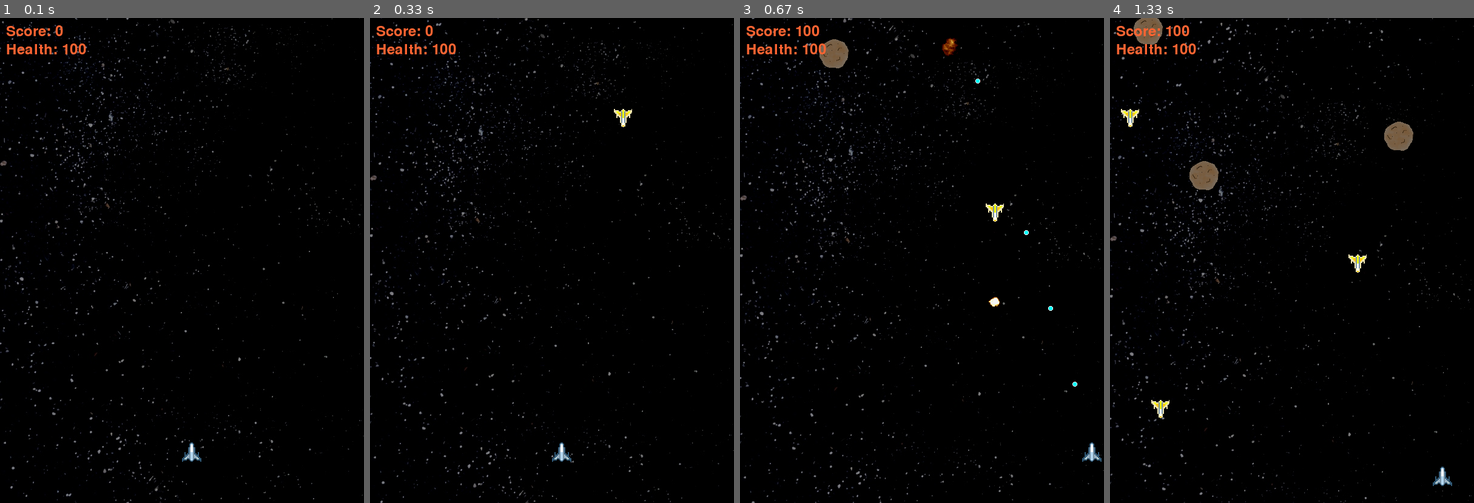
Above: before the commit, frames 1-4 (left to right).
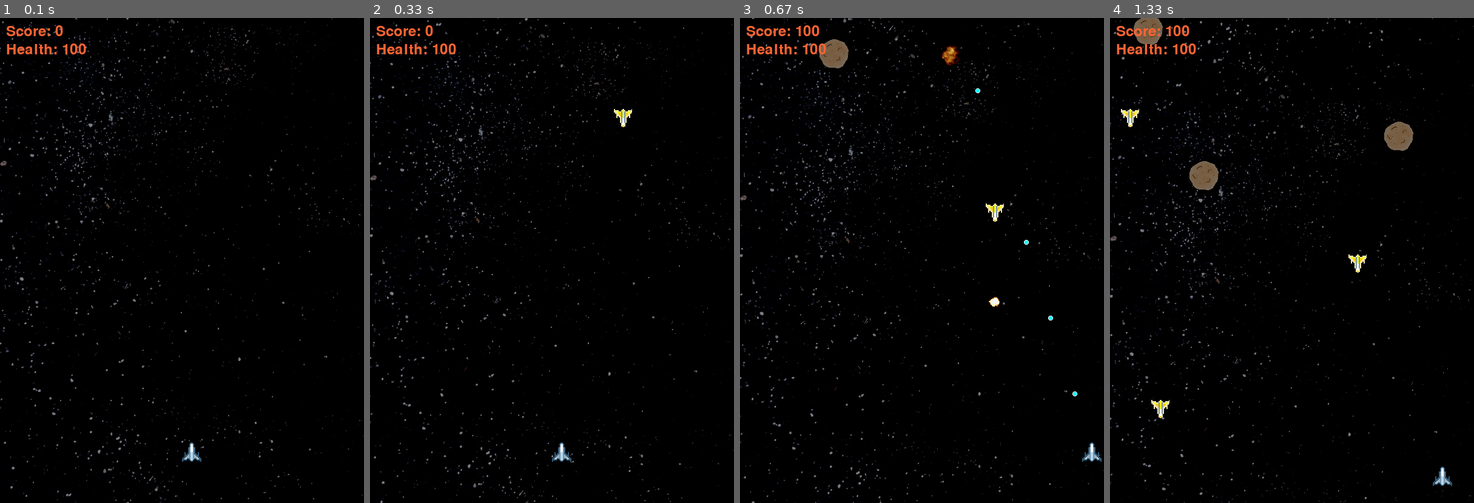
Above: after the commit, the same moments.

Repository: SteveHutchison/GroupPygame
Game: pygame game, started from Main.py
Same seed, same stepped clock (60 frames per second), same inputs: the game is played once before the commit and once after it.
Inputs:
- Up to frame 1 (0.1 s): no input
- Up to frame 2 (0.33 s): no input
- Up to frame 3 (0.67 s): hold Space from 0.33 s (still down); hold Right from 0.33 s (still down)
- Up to frame 4 (1.33 s): release Space at 0.8 s; release Right at 0.8 s; tap A at 0.83 s; tap S at 1.17 s

Frames 1-2 are identical in both runs. In frame 3, 0.3% of the frame differs, in the area x 55-93%, y 4-78%; in frame 4, nothing differs.

Commit message:
moved player variables into it's own class

Diff:
--- a/Main.py
+++ b/Main.py
@@ -9,6 +9,9 @@
 
 import fighterFactory
 from fighterFactory import *
+
+import player
+from player import *
 
 def main():
 	# set up pygame
@@ -62,15 +65,7 @@
 	RANDOMCOLOUR = (random.randint(0, 255),random.randint(0, 255),random.randint(0, 255))
 	WHITE = (255, 255, 255)
 
-	# player variables
-	score = 0
-	playerHealth = 100
-	player = pygame.Rect(300, 700, 32, 32)
-	player_x = 316
-	player_y = 700
-	shooting = False
-	max_power = 4
-	power = 1
+	player = Player()
 
 	# player bullet variables
 	bulletCounter = 0
@@ -130,11 +125,11 @@
 						#moveUp = False
 						moveDown = True
 					if event.key == K_SPACE:
-						shooting = True
-					if event.key == ord('z') and power < max_power:
-						power += 1
-					if event.key == ord('x') and power > 1:
-						power -= 1
+						player.shooting = True
+					if event.key == ord('z') and player.power < player.maxPower:
+						player.power += 1
+					if event.key == ord('x') and player.power > 1:
+						player.power -= 1
 				if event.type == KEYUP:
 					if event.key == K_ESCAPE:
 						pygame.quit()
@@ -148,7 +143,7 @@
 					if event.key == K_DOWN or event.key == ord('s'):
 						moveDown = False
 					if event.key == K_SPACE:
-						shooting = False
+						player.shooting = False
 						bulletCounter = NEWBULLET
 
 			# UPDATE EVERYTHING
@@ -166,47 +161,47 @@
 				boss_x = 316
 				boss_y = 800 - (0 - BOSSSIZE)
 
-			if shooting == True:
+			if player.shooting == True:
 				bulletCounter += 1
 				if bulletCounter >= NEWBULLET:
 					bulletSound_1.play()
-					bullets.append({'rect': pygame.Rect(player_x, player_y, BULLETSIZE, BULLETSIZE),
+					bullets.append({'rect': pygame.Rect(player.x, player.y, BULLETSIZE, BULLETSIZE),
 								'speed':  (0, BULLETSPEEDY),
 								'surface':pygame.transform.scale(BULLET_image, (BULLETSIZE, BULLETSIZE))
 								})
-					if power >= 2:
+					if player.power >= 2:
 						bulletSound_2.play()
-						bullets.append({'rect': pygame.Rect(player_x, player_y, BULLETSIZE, BULLETSIZE),
+						bullets.append({'rect': pygame.Rect(player.x, player.y, BULLETSIZE, BULLETSIZE),
 									'speed': (BULLETSPEEDX, 0.95*BULLETSPEEDY),
 									'surface':pygame.transform.scale(BULLET_image, (BULLETSIZE, BULLETSIZE))
 									})
-						bullets.append({'rect': pygame.Rect(player_x, player_y, BULLETSIZE, BULLETSIZE),
+						bullets.append({'rect': pygame.Rect(player.x, player.y, BULLETSIZE, BULLETSIZE),
 									'speed':  (-BULLETSPEEDX, 0.95*BULLETSPEEDY),
 									'surface':pygame.transform.scale(BULLET_image, (BULLETSIZE, BULLETSIZE))
 									})
-					if power >= 3:
+					if player.power >= 3:
 						bulletSound_3.play()
-						bullets.append({'rect': pygame.Rect(player_x, player_y, BULLETSIZE, BULLETSIZE),
+						bullets.append({'rect': pygame.Rect(player.x, player.y, BULLETSIZE, BULLETSIZE),
 									'speed': (2*BULLETSPEEDX, 0.9*BULLETSPEEDY),
 									'surface':pygame.transform.scale(BULLET_image, (BULLETSIZE, BULLETSIZE))
 									})
-						bullets.append({'rect': pygame.Rect(player_x, player_y, BULLETSIZE, BULLETSIZE),
+						bullets.append({'rect': pygame.Rect(player.x, player.y, BULLETSIZE, BULLETSIZE),
 									'speed':  (-2*BULLETSPEEDX, 0.9*BULLETSPEEDY),
 									'surface':pygame.transform.scale(BULLET_image, (BULLETSIZE, BULLETSIZE))
 									})
-					if power >= 4:
-						bullets.append({'rect': pygame.Rect(player_x, player_y, BULLETSIZE, BULLETSIZE),
+					if player.power >= 4:
+						bullets.append({'rect': pygame.Rect(player.x, player.y, BULLETSIZE, BULLETSIZE),
 									'speed': (3*BULLETSPEEDX, 0.8*BULLETSPEEDY),
 									'surface':pygame.transform.scale(BULLET_image, (BULLETSIZE, BULLETSIZE))
 									})
-						bullets.append({'rect': pygame.Rect(player_x, player_y, BULLETSIZE, BULLETSIZE),
+						bullets.append({'rect': pygame.Rect(player.x, player.y, BULLETSIZE, BULLETSIZE),
 									'speed':  (-3*BULLETSPEEDX, 0.8*BULLETSPEEDY),
 									'surface':pygame.transform.scale(BULLET_image, (BULLETSIZE, BULLETSIZE))
 									})
 					bulletCounter = 0
 
 			# Delete things that are outside the screen
-			score += asteroids.remove(WINDOWHEIGHT)
+			player.score += asteroids.remove(WINDOWHEIGHT)
 
 			fighters.remove(WINDOWHEIGHT)
 
@@ -220,18 +215,18 @@
 					explosions.remove(e)
 
 			# move the player
-			if moveDown and player.bottom < WINDOWHEIGHT:
-				player.top += MOVESPEED
-				player_y += MOVESPEED
-			if moveUp and player.top > 0:
-				player.top -= MOVESPEED
-				player_y -= MOVESPEED
-			if moveLeft and player.left > 0:
-				player.left -= MOVESPEED
-				player_x -= MOVESPEED
-			if moveRight and player.right < WINDOWWIDTH:
-				player.right += MOVESPEED
-				player_x += MOVESPEED
+			if moveDown and player.rect.bottom < WINDOWHEIGHT:
+				player.rect.top += MOVESPEED
+				player.y += MOVESPEED
+			if moveUp and player.rect.top > 0:
+				player.rect.top -= MOVESPEED
+				player.y -= MOVESPEED
+			if moveLeft and player.rect.left > 0:
+				player.rect.left -= MOVESPEED
+				player.x -= MOVESPEED
+			if moveRight and player.rect.right < WINDOWWIDTH:
+				player.rect.right += MOVESPEED
+				player.x += MOVESPEED
 
 			# move the asteroids
 			asteroids.move()
@@ -246,10 +241,10 @@
 					b['rect'].move_ip(0, BOSSSPEEDY)
 					boss_y -= BOSSSPEEDY
 					#print (boss_y)
-				if boss_x < player_x-48:
+				if boss_x < player.x-48:
 					b['rect'].move_ip(BOSSSPEEDX, 0)
 					boss_x += BOSSSPEEDX
-				if boss_x > player_x-48:
+				if boss_x > player.x-48:
 					b['rect'].move_ip(-BOSSSPEEDX, 0)
 					boss_x -= BOSSSPEEDX
 
@@ -261,26 +256,26 @@
 
 
 
-			score += fighters.collide_bullets(bullets, explosions, EXPLOSIONSIZE, EXPLOSIONSCALE, EXPLOSIONFRAMES, healthpickups, HEALTHSIZE, HEALTHSPEED, HEALTH_image)
+			player.score += fighters.collide_bullets(bullets, explosions, EXPLOSIONSIZE, EXPLOSIONSCALE, EXPLOSIONFRAMES, healthpickups, HEALTHSIZE, HEALTHSPEED, HEALTH_image)
 
 
 			# TODO make this the other way round,
 			# bullets should be removed if they are touching asteroids
 			asteroids.collide_bullets(bullets)
 
-			playerHealth = asteroids.collide_player(player, playerHealth)
-
-			playerHealth = fighters.collide_player(player, playerHealth)
+			player.health = asteroids.collide_player(player.rect, player.health)
+
+			player.health = fighters.collide_player(player.rect, player.health)
 
 			for b in healthpickups:
-				if player.colliderect(b['rect']):
+				if player.rect.colliderect(b['rect']):
 					healthpickups.remove(b)
-					playerHealth += 20
-					if playerHealth > 100:
-						playerHealth = 100
+					player.health += 20
+					if player.health > 100:
+						player.health = 100
 
 			#check player health
-			if playerHealth <= 0:
+			if player.health <= 0:
 				gameOver = True
 
 
@@ -294,7 +289,7 @@
 			screen.blit(background, (0,backgroundY))
 			screen.blit(background,(0, backgroundY-800))
 
-			screen.blit(player_image,(player))
+			screen.blit(player_image,(player.rect))
 
 			asteroids.draw(screen)
 
@@ -313,8 +308,8 @@
 				screen.blit(e['surface'], e['rect'], pygame.Rect((e['frame']*EXPLOSIONSIZE)/5,0,EXPLOSIONSIZE/5,EXPLOSIONSIZE/5))
 
 			# draw the stats
-			fontRenderer.draw_stat("Score: ", score, (10,10), screen)
-			fontRenderer.draw_stat("Health: ", playerHealth, (10, 40), screen)
+			fontRenderer.draw_stat("Score: ", player.score, (10,10), screen)
+			fontRenderer.draw_stat("Health: ", player.health, (10, 40), screen)
 
 			# draw the window onto the screen
 			pygame.display.update()
@@ -343,12 +338,12 @@
 							healthpickups.remove(b)
 						healthpickups = []
 						bossfighterCounter = 0
-						playerHealth = 100
-						score = 0
-						player = pygame.Rect(300, 700, 32, 32)
-						player_x = 316
-						player_y = 700
-						shooting = False
+						player.health = 100
+						player.score = 0
+						player.rect = pygame.Rect(300, 700, 32, 32)
+						player.x = 316
+						player.y = 700
+						player.shooting = False
 						gameOver = False
 						moveLeft = False
 						moveRight = False
@@ -357,7 +352,7 @@
 
 			fontRenderer.draw_title("Press R to retry", (100, 300), screen)
 
-			if playerHealth > 0:
+			if player.health > 0:
 					gameOver = False
 
 			# draw the window onto the screen
--- /dev/null
+++ b/player.py
@@ -0,0 +1,14 @@
+import pygame, random
+
+class Player:
+	rect = pygame.Rect(300, 700, 32, 32)
+	x = rect.x + (rect.width/2)
+	y = rect.y + (rect.height/2)
+	score = 0
+	health = 100
+	shooting = False
+	maxPower = 4
+	power = 1
+
+	def __init__(self):
+		pass
